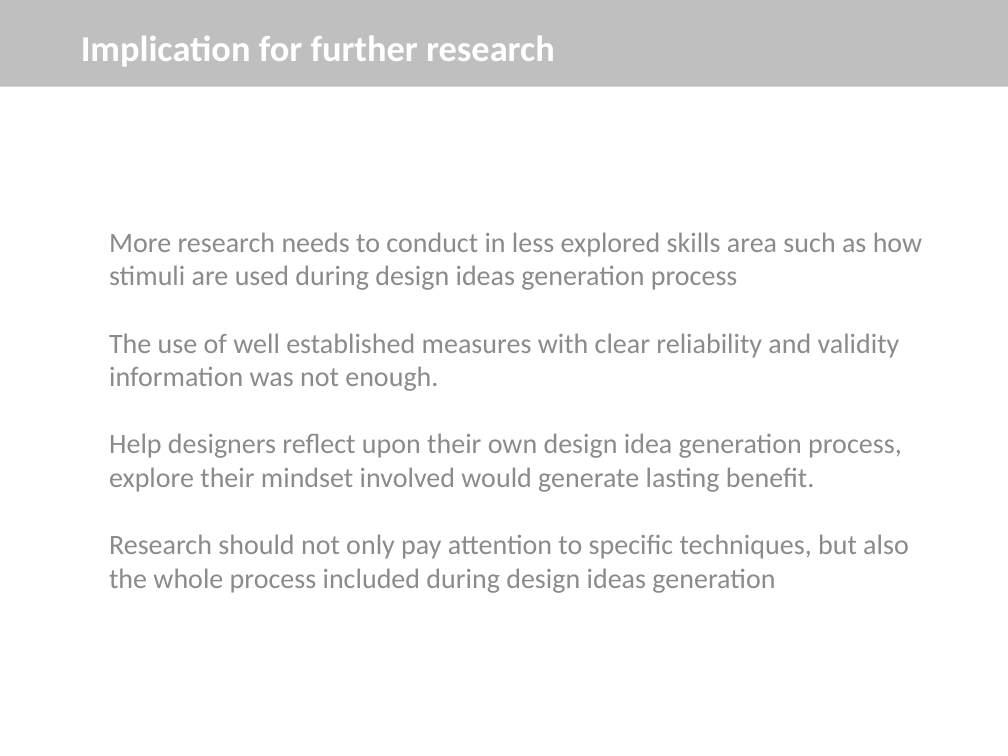
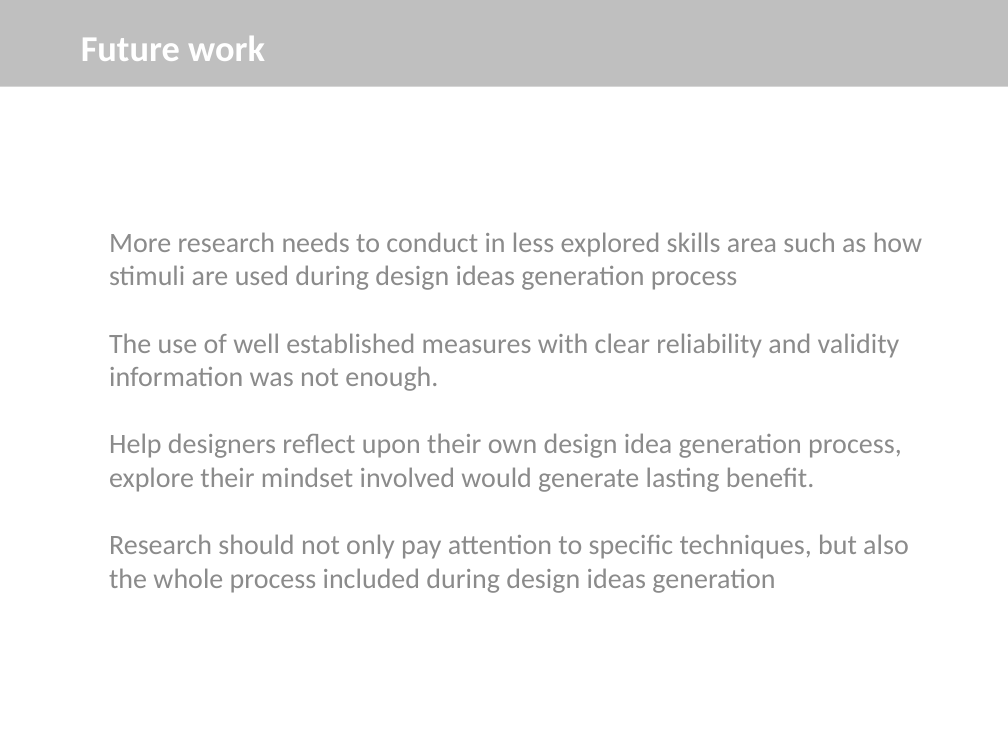
Before and after one commit to sunyingFUBerlin/PPT-for-IFKAD, a slide deck: slide 16 of ResearchProposal.pptx (slide 20 before the commit). Drawn at 1008x756 pixels with LibreOffice and Linux fonts; fonts in the diff are those of the drawing. Boxes give left, top, right and bottom in pixels: in the first picture for what was removed or moved away, otherwise in the second. Text is boxed around its words. In the diff, an @@ line names an element or a change of style, - is before the commit and + after.

```diff
--- a/ResearchProposal.pptx
+++ b/ResearchProposal.pptx
@@ text at (81, 36, 265, 61): text changed @@
-Implication for further research
+Future work
```
Also in this commit, not shown: 6 other slides changed, 1 slide removed.
